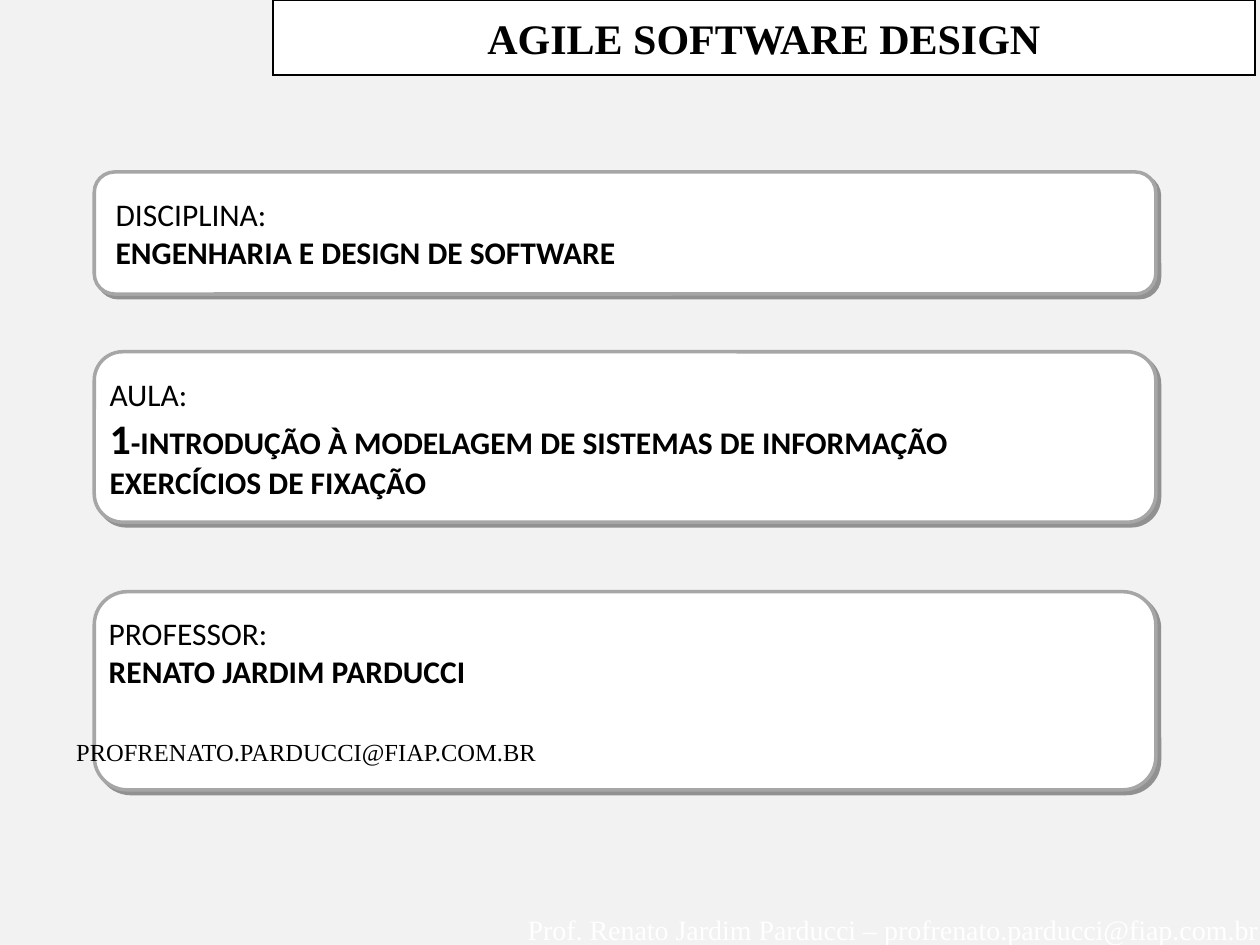
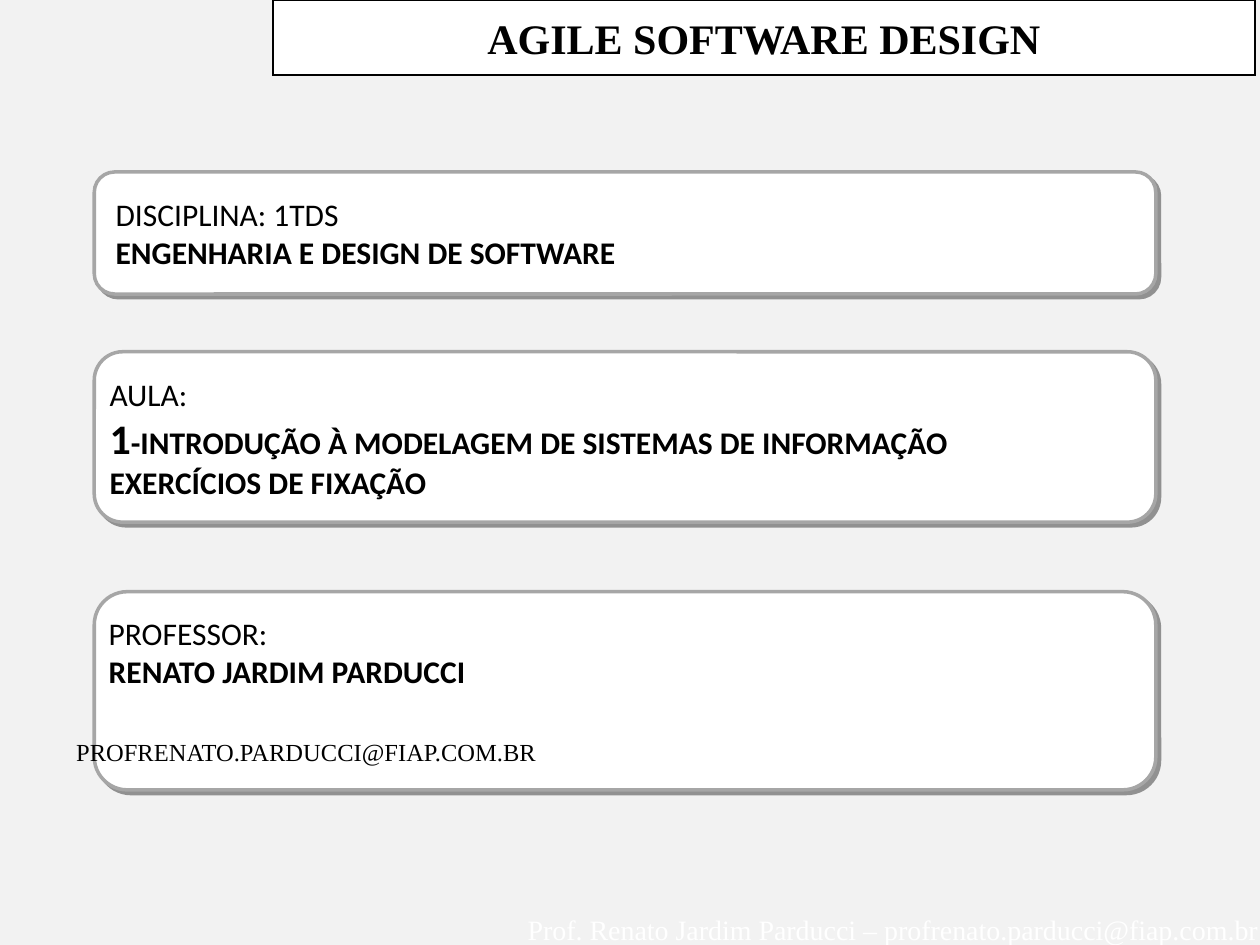
Before and after one commit to victordavanco/SI-ESTACIONAMENTO, a slide deck: slide 2 of Documentação-Engenharia/FIAP--AgleModeling-Aula-1-INTRODUCAO-ENGSW-EXERCICIOS.ppt. Drawn at 1260x945 pixels with LibreOffice and Linux fonts; fonts in the diff are those of the drawing; background and template pictures are left out. Boxes give left, top, right and bottom in pixels: in the first picture for what was removed or moved away, otherwise in the second. Text is boxed around its words. In the diff, an @@ line names an element or a change of style, - is before the commit and + after.

Commit message:
Alteração do segundo slide
colocação de comentário sobre a turma

```diff
--- a/Documentação-Engenharia/FIAP--AgleModeling-Aula-1-INTRODUCAO-ENGSW-EXERCICIOS.ppt
+++ b/Documentação-Engenharia/FIAP--AgleModeling-Aula-1-INTRODUCAO-ENGSW-EXERCICIOS.ppt
@@ text at bbox=[116, 205, 338, 227]: text changed @@
-DISCIPLINA:
+DISCIPLINA: 1TDS
```
